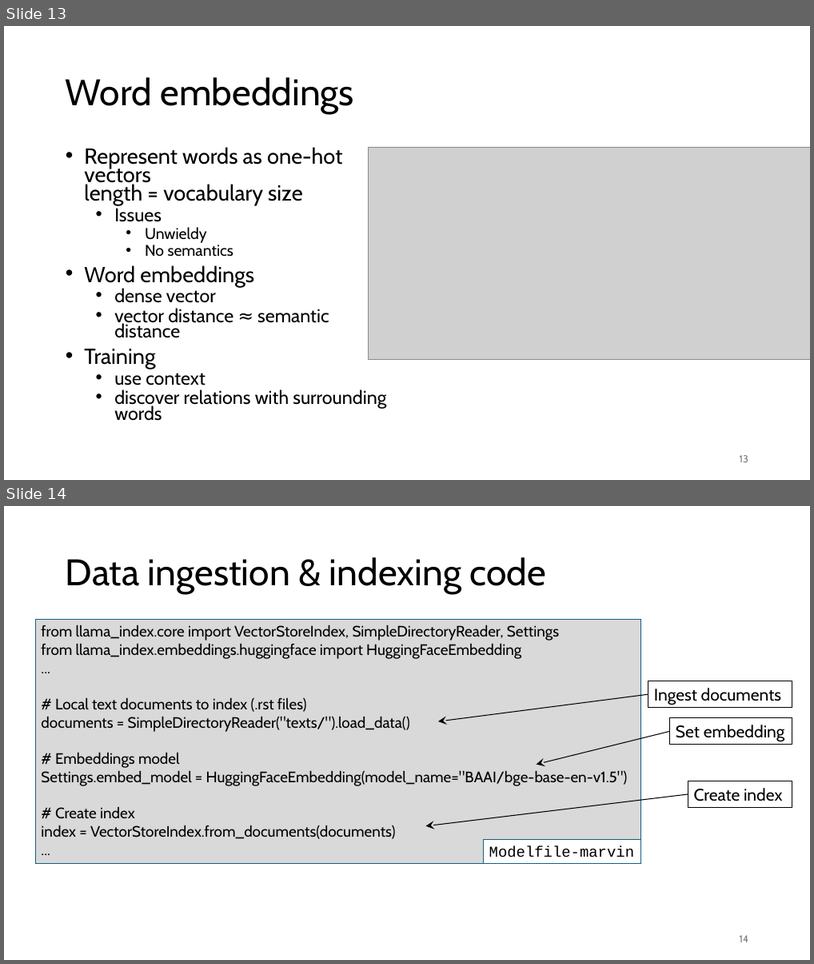
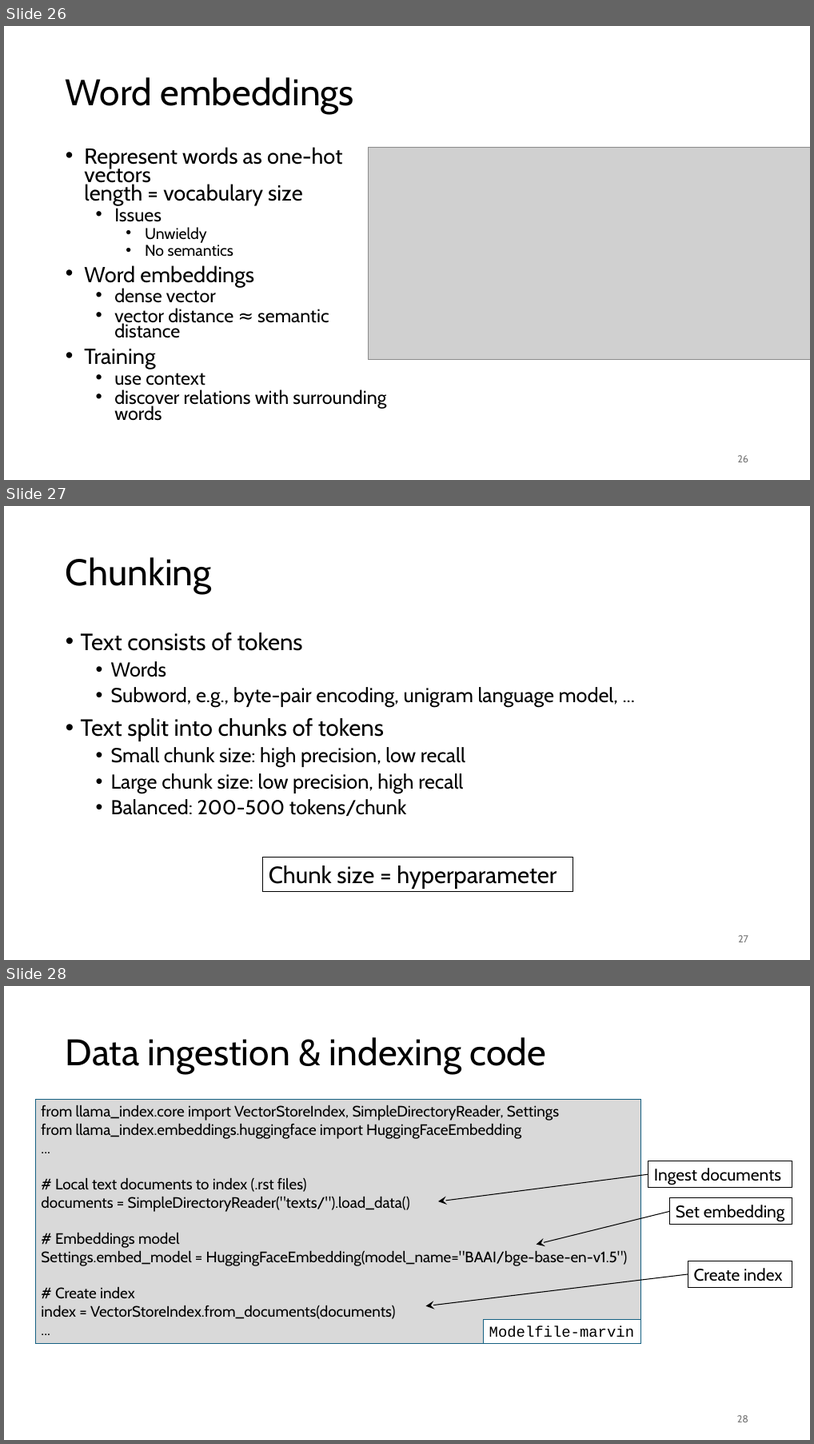
Before and after one commit to gjbex/Deploying-LLMs-locally, a slide deck: local_LLMs.pptx. Shown one above the other, each under a label of ours: slides 13 and 14 before the commit, slides 26, 27 and 28 after it. The pictures are 814x964 and 814x1444 pixels, drawn with LibreOffice and Linux fonts; fonts in the diff are those of the drawing; grey boxes stand for pictures. Boxes give left, top, right and bottom in pixels: in the first picture for what was removed or moved away, otherwise in the second. Text is boxed around its words. In the diff, an @@ line names an element or a change of style, - is before the commit and + after.

```diff
--- a/local_LLMs.pptx
+++ b/local_LLMs.pptx
@@ slide 27 added at (4, 506, 810, 960), background #FFFFFF @@
@@ title added at (66, 557, 212, 594), 44 pt, text #000000 @@
+Chunking
@@ text added at (81, 632, 618, 816), 24 pt, text #000000 @@
+• Text consists of tokens
+  • Words
+  • Subword, e.g., byte-pair encoding, unigram language model, ...
+• Text split into chunks of tokens
+  • Small chunk size: high precision, low recall
+  • Large chunk size: low precision, high recall
+  • Balanced: 200-500 tokens/chunk
@@ rectangle added at (263, 857, 574, 892), outline #000000 0.75 pt, 28 pt, text #000000 @@
+Chunk size = hyperparameter
@@ page number added at (738, 935, 749, 942), 12 pt, text #797979 @@
+27
@@ what was slide 13 is now slide 26 @@
@@ page number at (738, 455, 749, 462): text changed @@
-13
+26
@@ what was slide 14 is now slide 28 @@
@@ page number at (738, 1415, 749, 1422): text changed @@
-14
+28
```
Also in this commit, not shown: 4 slides changed, 7 other slides added.
